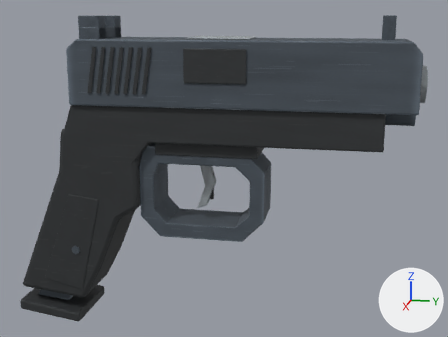
Two versions of the glTF model tools/cs16/refined/glock.glb, one commit apart.
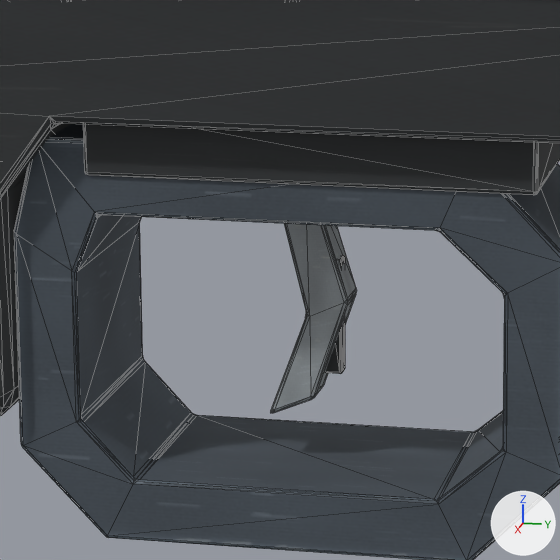
Old and new are each drawn whole from a 50 mm lens placed at (0.662, 0.252, 0.181), pointed at (-0.007, 0.118, 0.013) and again close up on the part from 30% to 59% of the width and 34% to 72% of the height. The lights are fixed; the arrows at lower right show +X, +Y and +Z. The first two pictures are the older version. The close-ups show mesh edges as thin lines. Vertices at exactly the same position are counted once.

In view in the first close-up: 'glock_Body'.
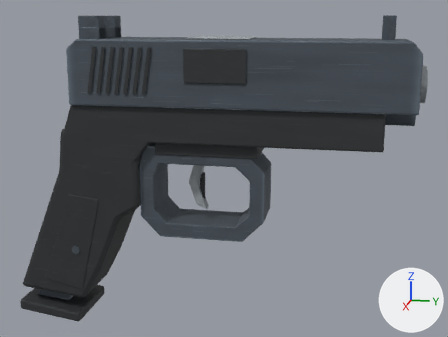
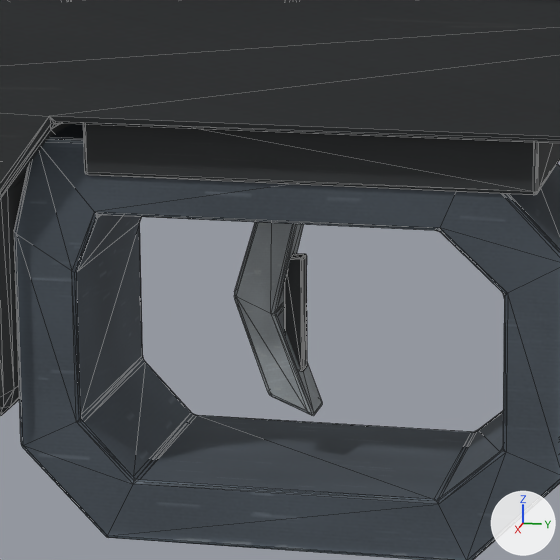
Location of each change, (x1, y1, x2, y2) in pixels of the close-ups (560 x 560 px; the box of a moved part takes in the faces that stretch with it):
part 1 of me_contoured_pistol_grip_009, moved or reshaped
    before: (325, 256, 345, 374)
    after: (284, 253, 307, 371)
part 2 of me_contoured_pistol_grip_009, moved or reshaped
    before: (270, 223, 357, 413)
    after: (234, 222, 322, 416)
part 3 of me_contoured_pistol_grip_009, surface changed
    before: (271, 225, 348, 413)
    after: (234, 222, 313, 416)

Patch to the scene script:
```diff
--- a/tools/cs16/refined/glock.glb.py
+++ b/tools/cs16/refined/glock.glb.py
@@ me_contoured_pistol_grip_009 @@
 me_contoured_pistol_grip_009.from_pydata(...)  # 1190 vertices, 2320 faces; spans x -0.046..0.039, y -0.119..0.328, z -0.141..0.159
 # used by ob_glock_body; location = (0.0, 0.0, 0.0)
+# me_contoured_pistol_grip_009 part 1: the loose piece of 56 vertices spanning x -0.002..0.002, y 0.102..0.108, z -0.021..0.009 is moved by (0.0, -0.01, 0.0)
+# me_contoured_pistol_grip_009 part 2: 84 of 1190 vertices moved; they spanned x -0.006..0.006, y 0.089..0.11, z -0.032..0.032 and now span x -0.006..0.006, y 0.08..0.101, z -0.032..0.032; mean shift (0.0, -0.006, 0.0); largest move (-0.005, 0.11, 0.0) -> (-0.005, 0.08, 0.0)
+# me_contoured_pistol_grip_009 part 3: 58 kept faces spanning x -0.006..0.006, y 0.08..0.101, z -0.032..0.032 get new texture (UV) coordinates
 me_contoured_pistol_grip_009.materials.append(mat_cs16_stippled_polymer_002)
```
